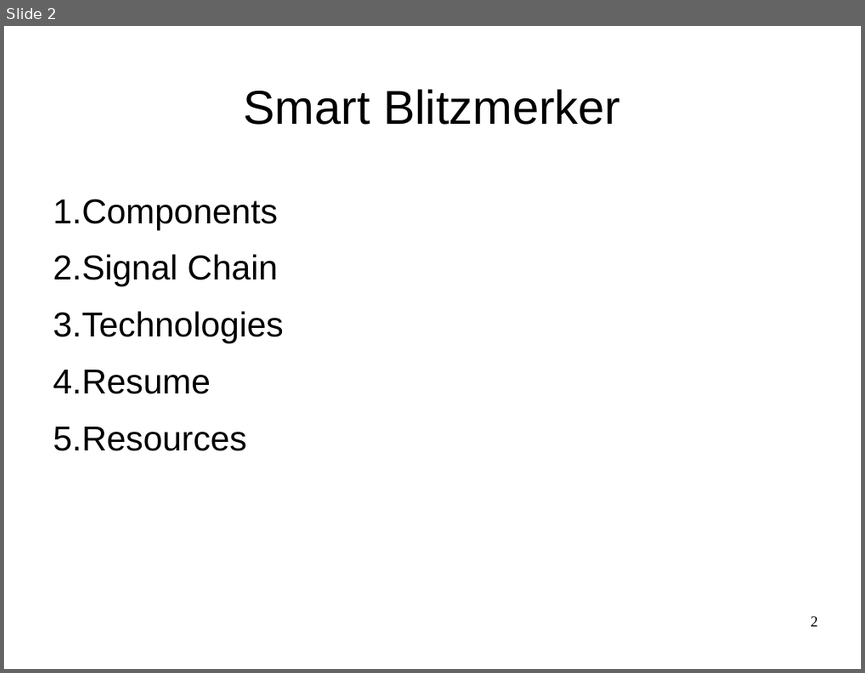
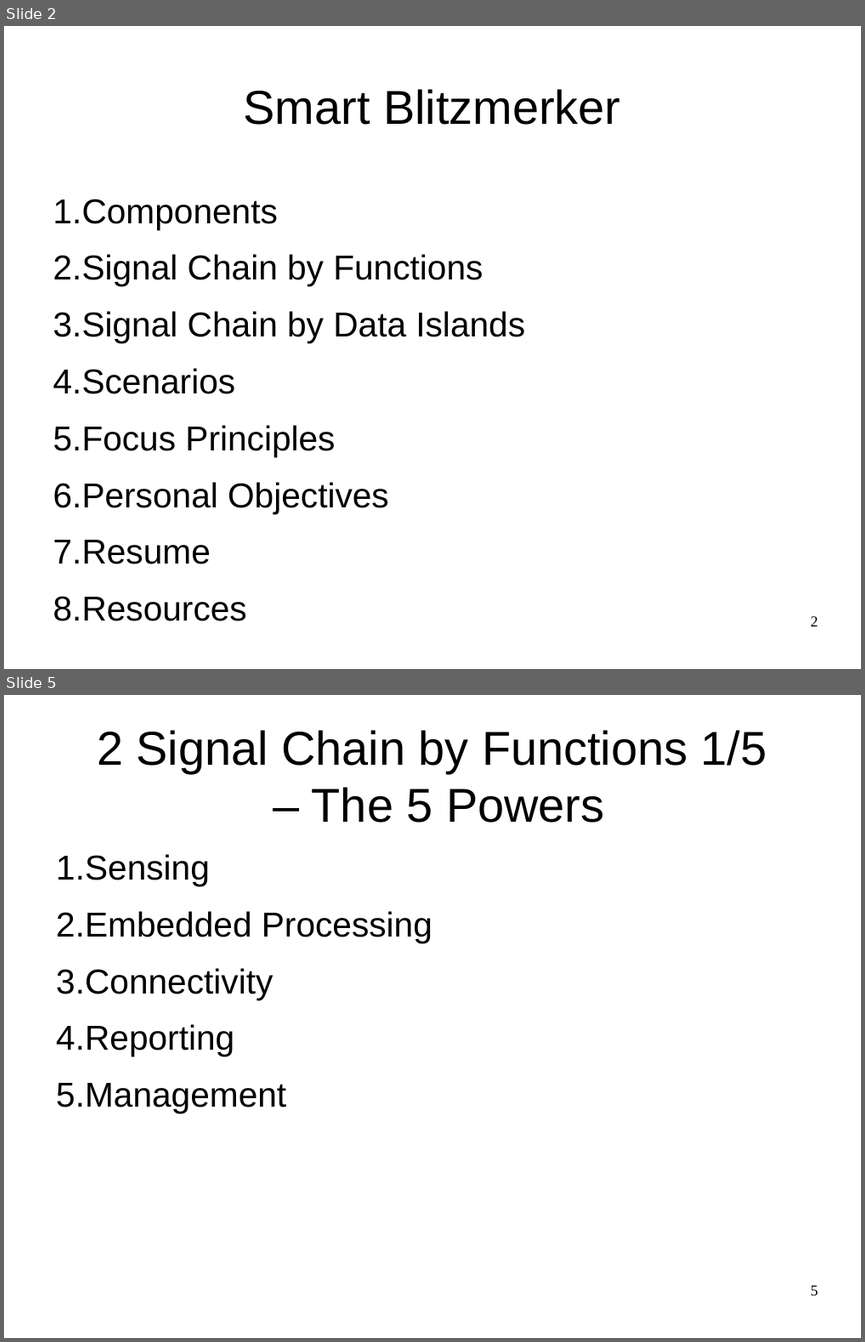
Before and after one commit to smartblitzmerker/documentation-smartblitzmerker, a slide deck: doc/slides/smartblitzmerker.odp. Shown one above the other, each under a label of ours: slide 2 before the commit, slides 2 and 5 after it; the slides between them are not shown. The pictures are 865x673 and 865x1342 pixels, drawn with LibreOffice and Linux fonts; fonts in the diff are those of the drawing. Boxes give left, top, right and bottom in pixels: in the first picture for what was removed or moved away, otherwise in the second. Text is boxed around its words. In the diff, an @@ line names an element or a change of style, - is before the commit and + after.

```diff
--- a/doc/slides/smartblitzmerker.odp
+++ b/doc/slides/smartblitzmerker.odp
@@ slide 5 added at box(4, 695, 861, 1338), background #FFFFFF @@
@@ title added at box(97, 730, 767, 823), 44 pt, text #000000 @@
+2 Signal Chain by Functions 1/5
+– The 5 Powers
@@ text added at box(56, 854, 432, 1113), 32 pt, text #000000 @@
+1. Sensing
+2. Embedded Processing
+3. Connectivity
+4. Reporting
+5. Management
@@ page number added at box(811, 1285, 818, 1295), 14 pt, text #000000 @@
+5
@@ slide 2 changed as well @@
@@ text at box(53, 254, 525, 513): text changed @@
-2. Signal Chain
-3. Technologies
+2. Signal Chain by Functions
+3. Signal Chain by Data Islands
+4. Scenarios
+5. Focus Principles
+6. Personal Objectives
```
Also in this commit, not shown: 7 other slides changed, 8 other slides added.
